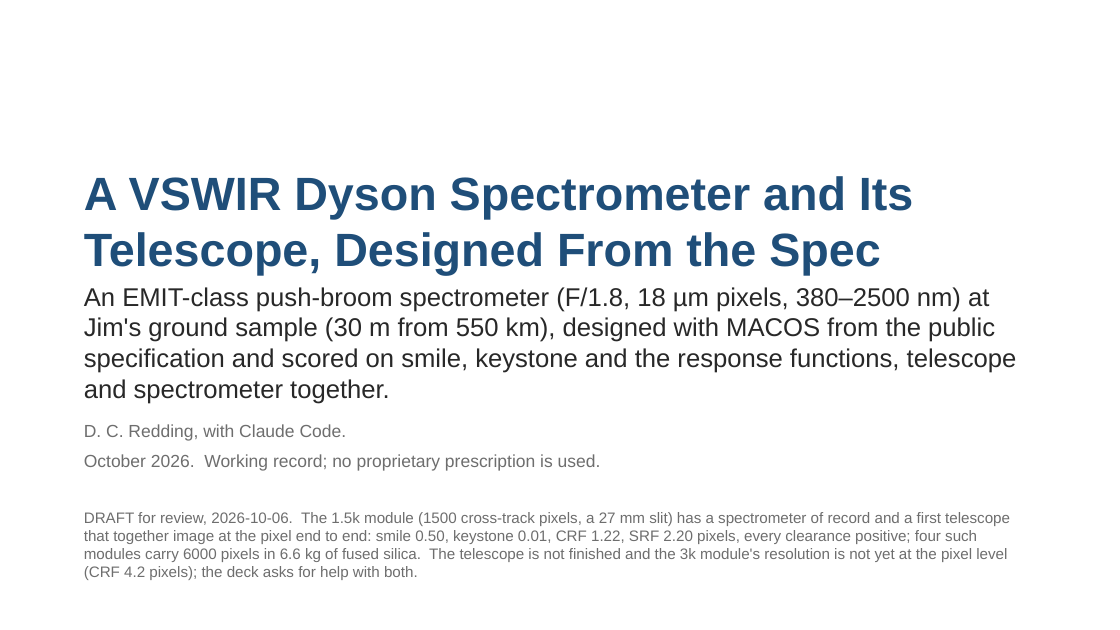
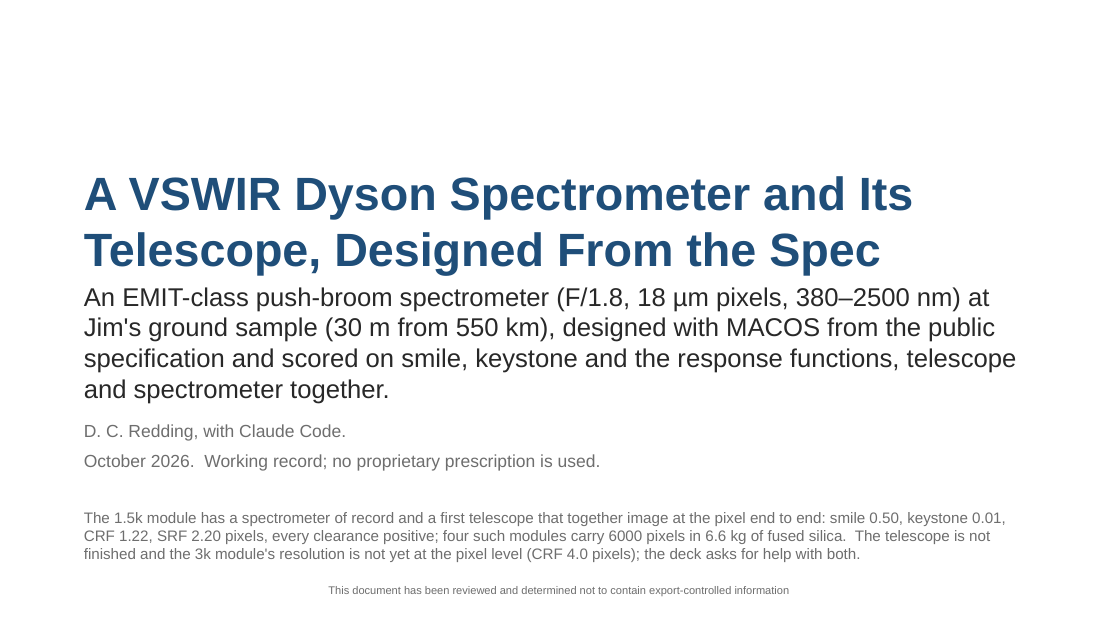
Before and after one commit to nasa-jpl/macos, a slide deck: slide 1 of demo_session/deck_dyson_record.pptx. Drawn at 1120x630 pixels with LibreOffice and Linux fonts; fonts in the diff are those of the drawing. Boxes give left, top, right and bottom in pixels: in the first picture for what was removed or moved away, otherwise in the second. Text is boxed around its words. In the diff, an @@ line names an element or a change of style, - is before the commit and + after.

```diff
--- a/demo_session/deck_dyson_record.pptx
+++ b/demo_session/deck_dyson_record.pptx
@@ text at [84, 512, 1006, 562]: text changed @@
-DRAFT for review, 2026-10-06. The 1.5k module (1500 cross-track pixels, a 27 mm slit) has a spectrometer of record and a first telescope that together image at the pixel end to end: smile 0.50, keystone 0.01, CRF 1.22, SRF 2.20 pixels, every clearance positive; four such modules carry 6000 pixels in 6.6 kg of fused silica. The telescope is not finished and the 3k module's resolution is not yet at the pixel level (CRF 4.2 pixels); the deck asks for help with both.
+The 1.5k module has a spectrometer of record and a first telescope that together image at the pixel end to end: smile 0.50, keystone 0.01, CRF 1.22, SRF 2.20 pixels, every clearance positive; four such modules carry 6000 pixels in 6.6 kg of fused silica. The telescope is not finished and the 3k module's resolution is not yet at the pixel level (CRF 4.0 pixels); the deck asks for help with both.
@@ text added at [328, 586, 790, 596], 9.5 pt, text #6E6E6E @@
+This document has been reviewed and determined not to contain export-controlled information
```
Also in this commit, not shown: 1 other file.
